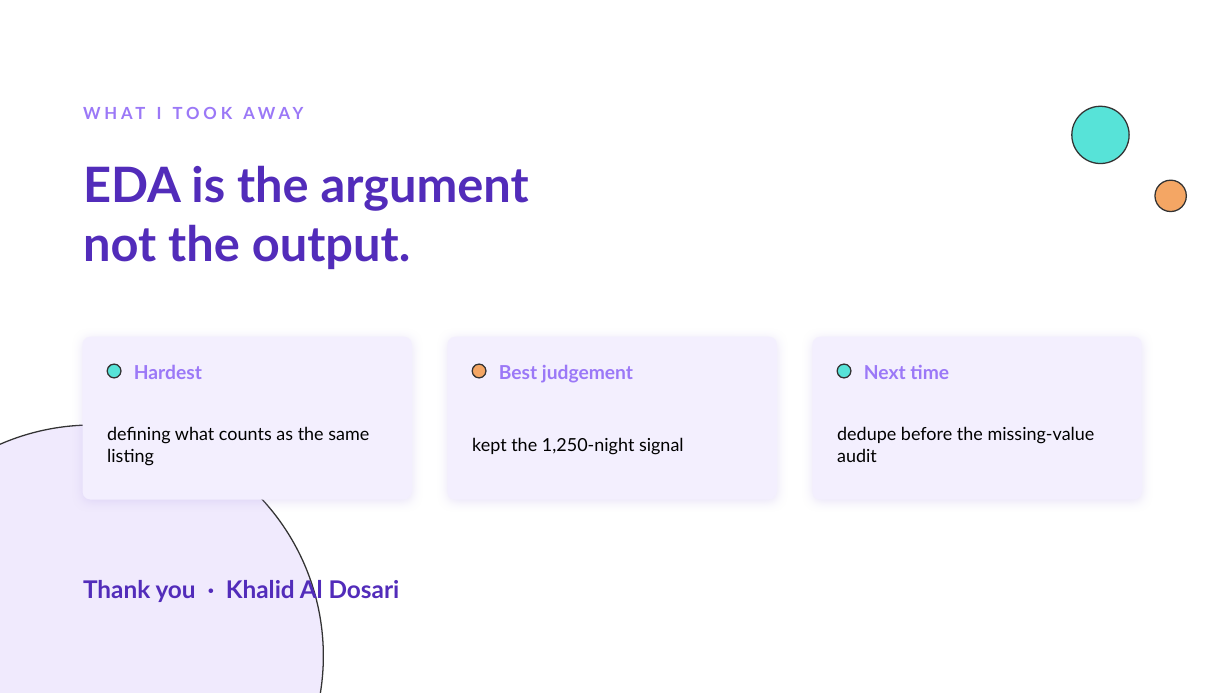
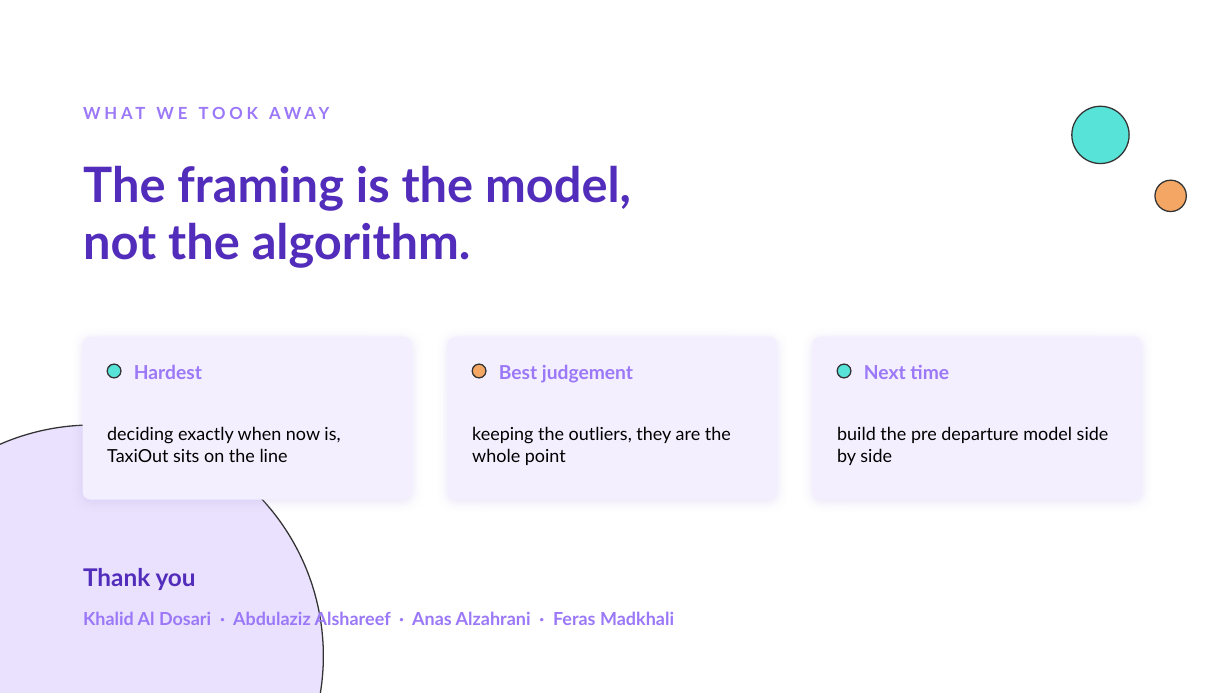
Before and after one commit to khaliddosari/ML-Project, a slide deck: slide 24 of ML Project Arrival Delay.pptx (slide 13 before the commit). Drawn at 1232x693 pixels with LibreOffice and Linux fonts; fonts in the diff are those of the drawing. Boxes give left, top, right and bottom in pixels: in the first picture for what was removed or moved away, otherwise in the second. Text is boxed around its words. In the diff, an @@ line names an element or a change of style, - is before the commit and + after.

```diff
--- a/ML Project Arrival Delay.pptx
+++ b/ML Project Arrival Delay.pptx
@@ text at bbox=[269, 107, 329, 119]: text changed @@
-WHAT I TOOK AWAY
+WHAT WE TOOK AWAY
@@ text at bbox=[83, 165, 631, 268]: text changed @@
-EDA is the argument
-not the output.
+The framing is the model,
+not the algorithm.
@@ ellipse at bbox=[0, 425, 323, 693]: fill #9B78F7 at 15% opacity to #9B78F7 at 22% opacity @@
@@ text at bbox=[107, 426, 340, 462]: text changed @@
-defining what counts as the same listing
+deciding exactly when now is, TaxiOut sits on the line
@@ text at bbox=[472, 426, 731, 465]: text changed @@
-kept the 1,250-night signal
+keeping the outliers, they are the whole point
@@ text at bbox=[837, 426, 1109, 465]: text changed @@
-dedupe before the missing-value audit
+build the pre departure model side by side
@@ text at bbox=[83, 568, 196, 590]: text changed @@
-Thank you · Khalid Al Dosari
+Thank you
@@ text added at bbox=[83, 610, 674, 630], 14 pt, text #9B78F7, bold @@
+Khalid Al Dosari · Abdulaziz Alshareef · Anas Alzahrani · Feras Madkhali
```
Also in this commit, not shown: 23 slides added, 12 slides removed, 2 other files.
